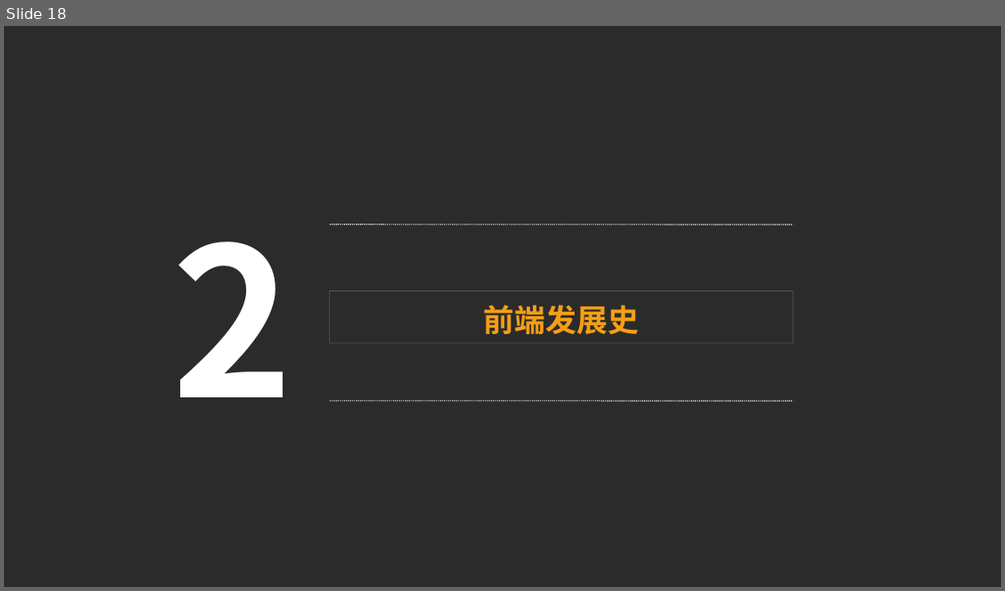
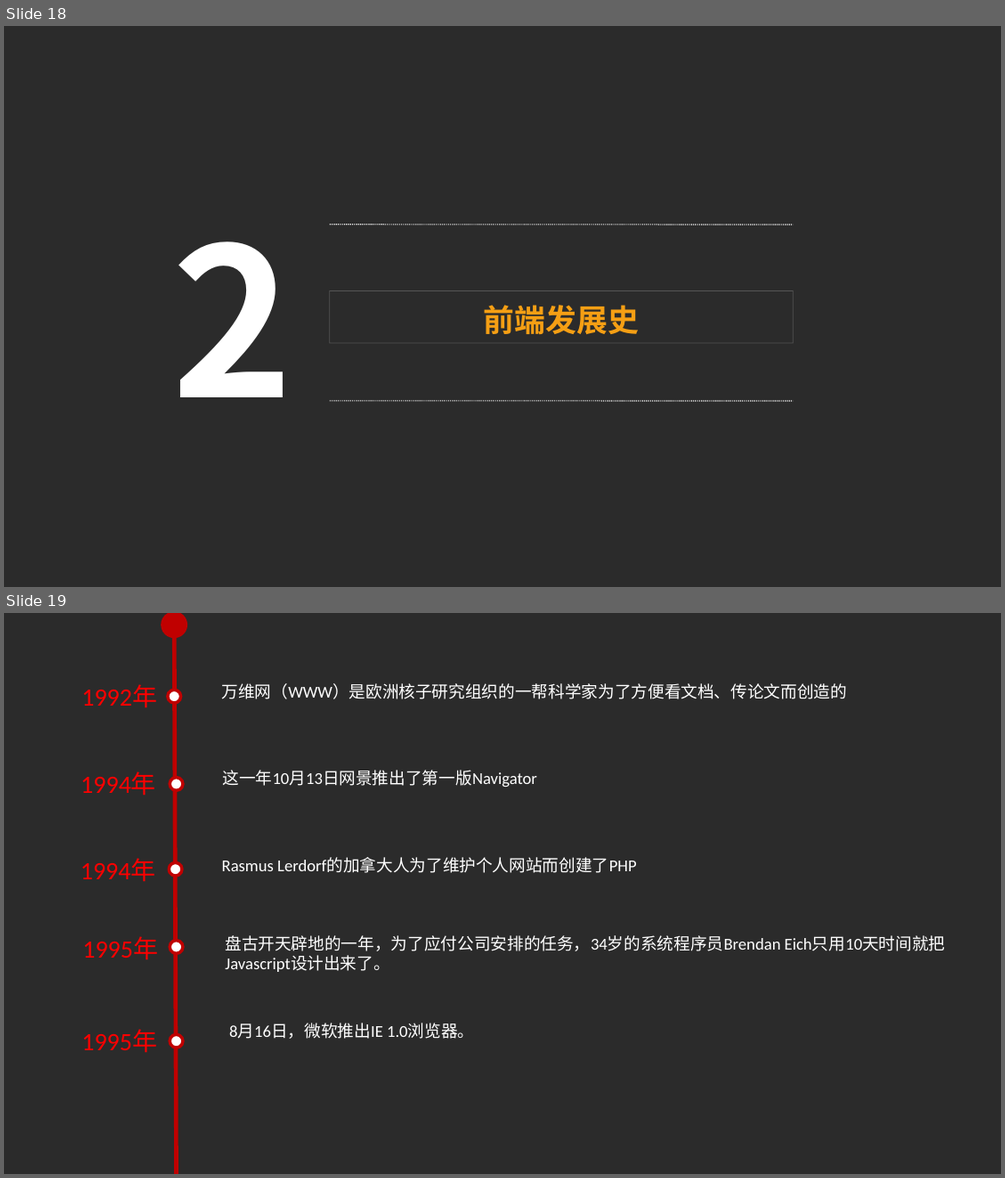
Before and after one commit to luke93h/git-blog, a slide deck: src/大前端简介.pptx. Shown one above the other, each under a label of ours: slide 18 before the commit, slides 18 and 19 after it. The pictures are 1005x591 and 1005x1178 pixels, drawn with LibreOffice and Linux fonts; fonts in the diff are those of the drawing; background and template pictures are left out; a plain dark background stands for a picture behind light text. Boxes give left, top, right and bottom in pixels: in the first picture for what was removed or moved away, otherwise in the second. Text is boxed around its words. In the diff, an @@ line names an element or a change of style, - is before the commit and + after.

```diff
--- a/src/大前端简介.pptx
+++ b/src/大前端简介.pptx
@@ slide 19 added at box(4, 613, 1001, 1174), background picture (left out) @@
@@ ellipse added at box(162, 613, 186, 637), fill #C00000, outline #C00000 2.25 pt @@
@@ line added from (175, 617) to (177, 1173), #C00000 3 pt @@
@@ text added at box(81, 685, 157, 708), 18 pt, text #FF0000 @@
+1992年
@@ ellipse added at box(168, 690, 180, 703), fill #FFFFFF, outline #C00000 2.25 pt @@
@@ text added at box(222, 683, 848, 699), 12 pt, text #FFFFFF @@
+万维网（WWW）是欧洲核子研究组织的一帮科学家为了方便看文档、传论文而创造的
@@ text added at box(81, 772, 156, 795), 18 pt, text #FF0000 @@
+1994年
@@ text added at box(223, 770, 537, 787), 12 pt, text #FFFFFF @@
+这一年10月13日网景推出了第一版Navigator
@@ ellipse added at box(170, 778, 182, 790), fill #FFFFFF, outline #C00000 2.25 pt @@
@@ text added at box(81, 858, 156, 882), 18 pt, text #FF0000 @@
+1994年
@@ ellipse added at box(169, 862, 181, 876), fill #FFFFFF, outline #C00000 2.25 pt @@
@@ text added at box(222, 858, 637, 873), 12 pt, text #FFFFFF @@
+Rasmus Lerdorf的加拿大人为了维护个人网站而创建了PHP
@@ text added at box(82, 937, 158, 960), 18 pt, text #FF0000 @@
+1995年
@@ ellipse added at box(170, 940, 182, 953), fill #FFFFFF, outline #C00000 2.25 pt @@
@@ text added at box(225, 935, 780, 972), 12 pt, text #FFFFFF @@
+盘古开天辟地的一年，为了应付公司安排的任务，34岁的系统程序员Brendan Eich只用10天时间就把Javascript设计出来了。
@@ text added at box(81, 1030, 157, 1053), 18 pt, text #FF0000 @@
+1995年
@@ ellipse added at box(170, 1035, 182, 1047), fill #FFFFFF, outline #C00000 2.25 pt @@
@@ text added at box(229, 1023, 474, 1038), 12 pt, text #FFFFFF @@
+8月16日，微软推出IE 1.0浏览器。
```
Also in this commit, not shown: 1 slide changed, 40 other slides added, 1 slide removed, 4 other files.
